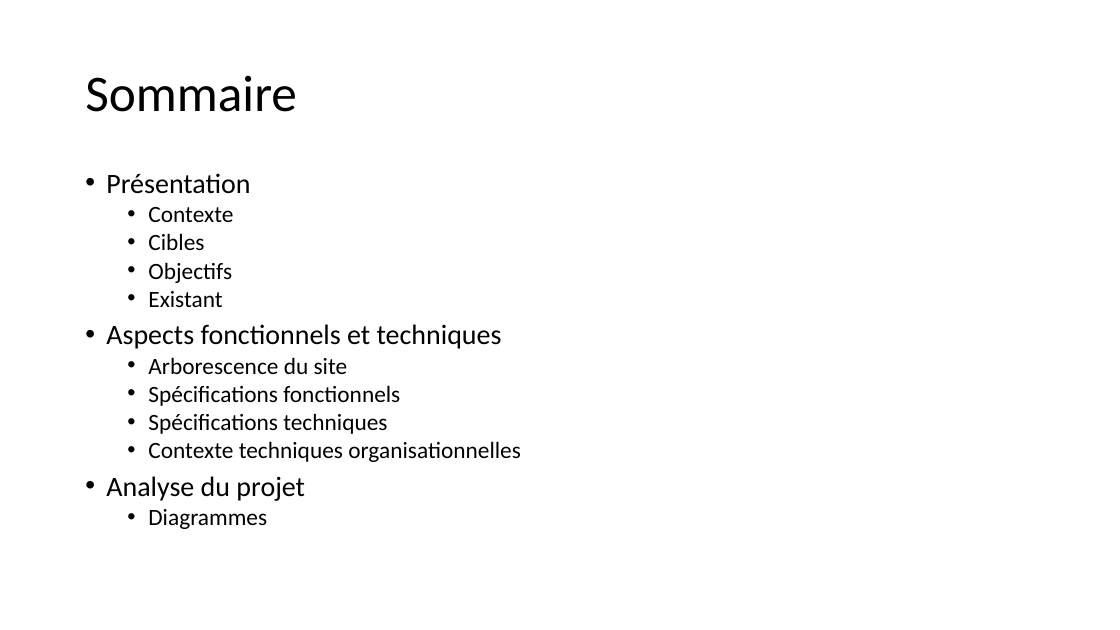
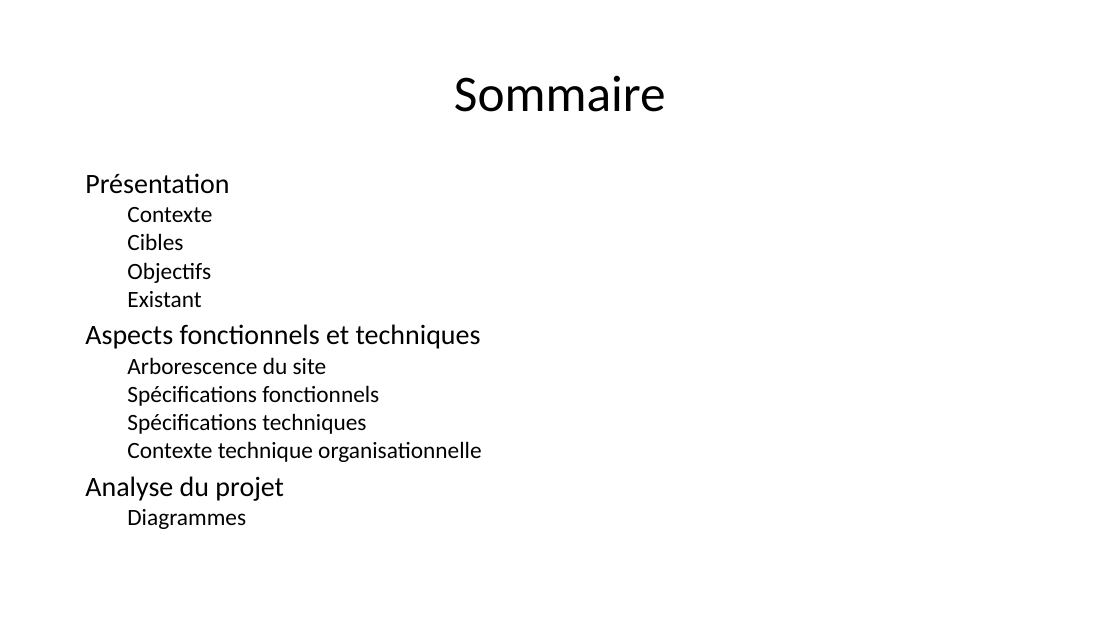
Before and after one commit to Thibaut-Comte/projetIT, a slide deck: slide 2 of PrésentationBourseEchangeSCPI.pptx. Drawn at 1120x630 pixels with LibreOffice and Linux fonts; fonts in the diff are those of the drawing. Boxes give left, top, right and bottom in pixels: in the first picture for what was removed or moved away, otherwise in the second. Text is boxed around its words. In the diff, an @@ line names an element or a change of style, - is before the commit and + after.

```diff
--- a/PrésentationBourseEchangeSCPI.pptx
+++ b/PrésentationBourseEchangeSCPI.pptx
@@ title "Sommaire" at box(454, 75, 666, 112): alignment left to centre @@
@@ text at box(85, 173, 481, 529): bullet • to none @@
@@ text at box(127, 441, 481, 462): text changed @@
-  • Contexte techniques organisationnelles
+  Contexte technique organisationnelle
```
Also in this commit, not shown: 3 other slides changed, 15 slides added, 2 slides removed, 4 other files.
